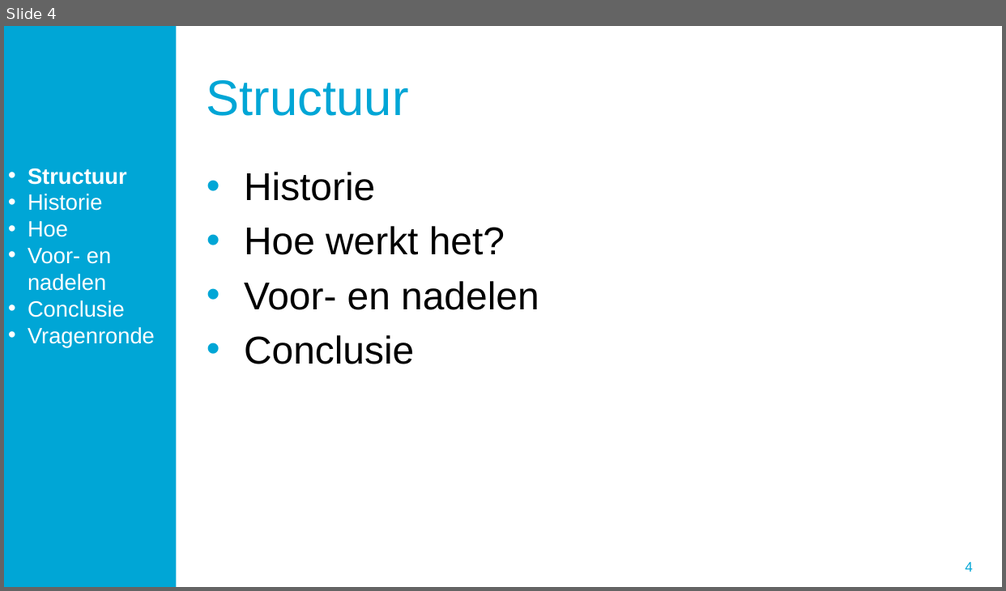
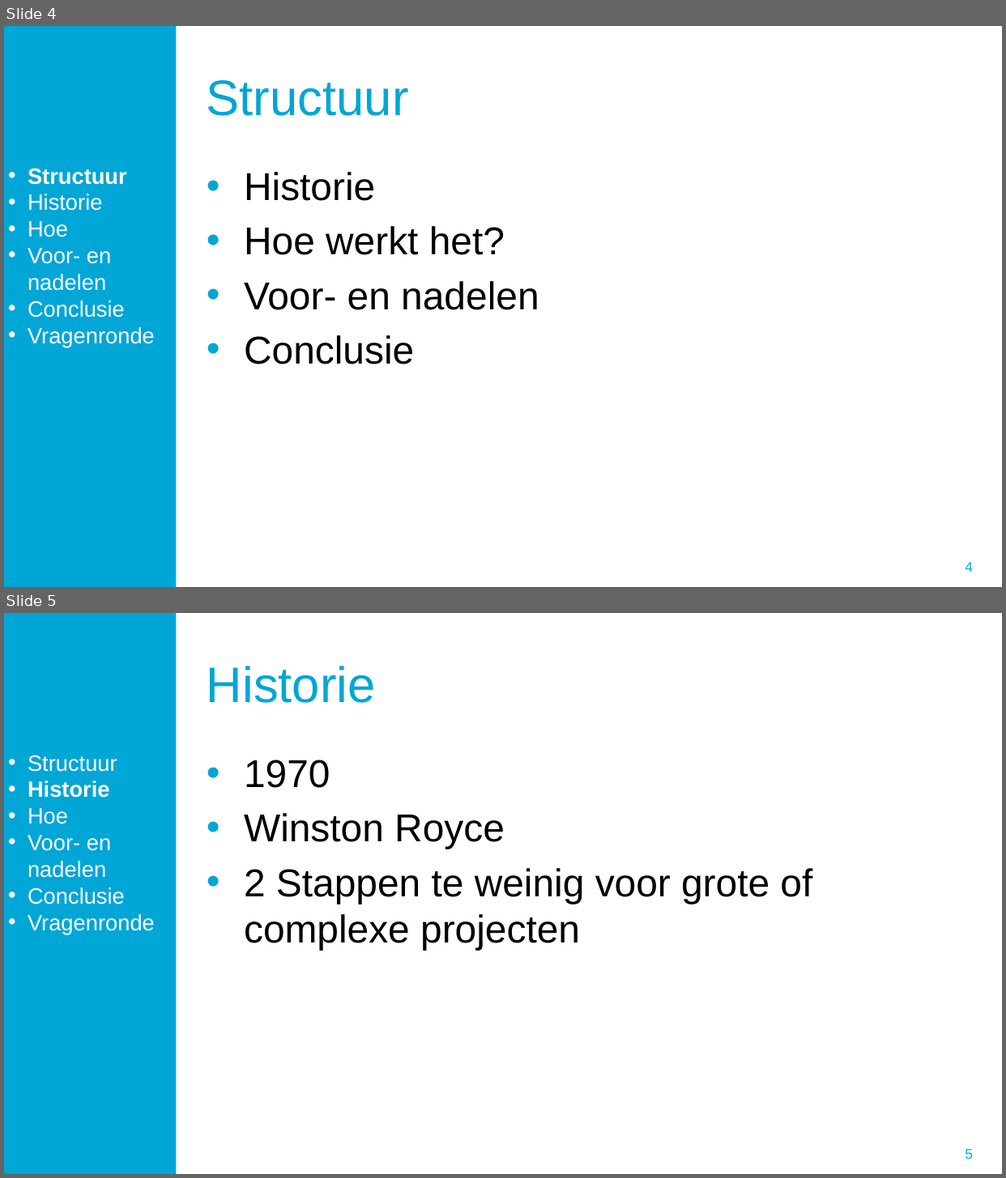
Before and after one commit to Kooltje123/TB241IA_Groep14, a slide deck: Presentatie/Presentatie.pptx. Shown one above the other, each under a label of ours: slide 4 before the commit, slides 4 and 5 after it. The pictures are 1006x591 and 1006x1178 pixels, drawn with LibreOffice and Linux fonts; fonts in the diff are those of the drawing; background and template pictures are left out. Boxes give left, top, right and bottom in pixels: in the first picture for what was removed or moved away, otherwise in the second. Text is boxed around its words. In the diff, an @@ line names an element or a change of style, - is before the commit and + after.

```diff
--- a/Presentatie/Presentatie.pptx
+++ b/Presentatie/Presentatie.pptx
@@ slide 5 added at (x1=4, y1=613, x2=1002, y2=1174), background #FFFFFF; not listed: 2 template elements that a slide beside it also shows @@
@@ title added at (x1=206, y1=666, x2=376, y2=703), 36 pt, text #00A6D6 @@
+Historie
@@ text added at (x1=27, y1=756, x2=155, y2=935), 16 pt, text #FFFFFF @@
+• Structuur
+• Historie
+• Hoe
+• Voor- en nadelen
+• Conclusie
+• Vragenronde
@@ text added at (x1=244, y1=760, x2=812, y2=950), 28 pt, text #000000 @@
+• 1970
+• Winston Royce
+• 2 Stappen te weinig voor grote of complexe projecten
```
Also in this commit, not shown: 12 other slides added, 4 slides removed, 1 other file.
